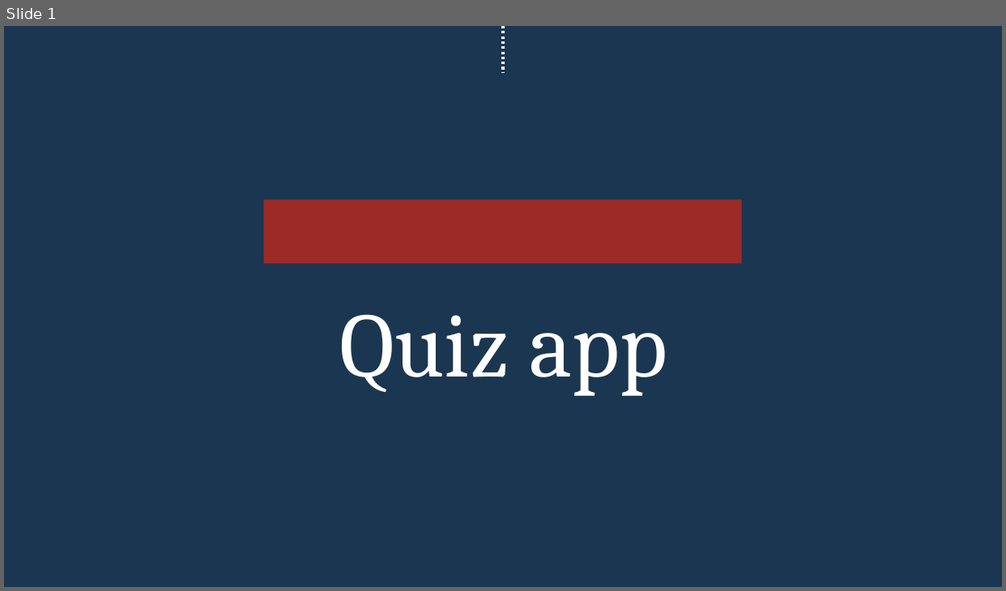
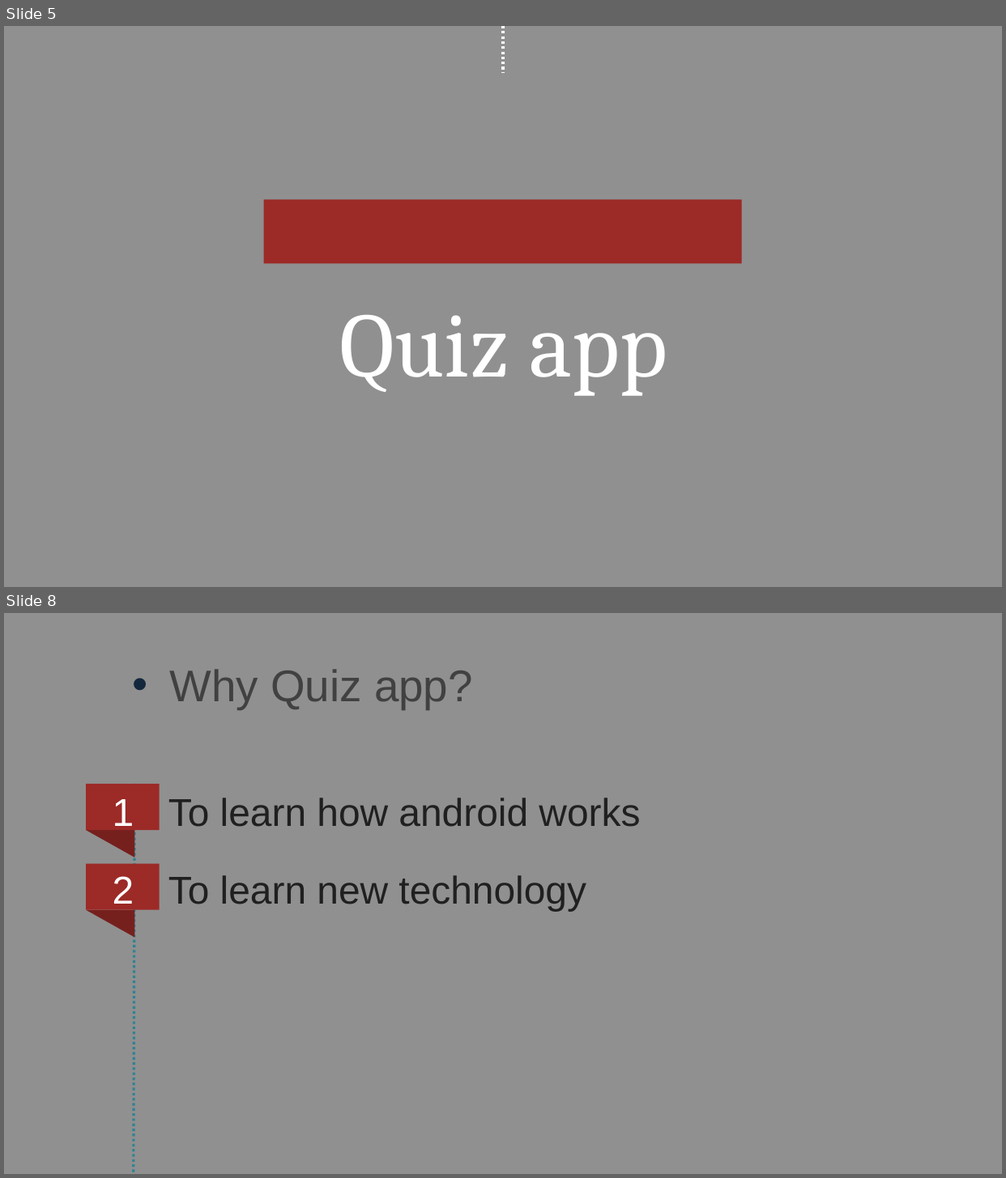
Before and after one commit to gkalidas/project_quiz_app, a slide deck: quizapp.pptx. Shown one above the other, each under a label of ours: slide 1 before the commit, slides 5 and 8 after it; the slides between them are not shown. The pictures are 1006x591 and 1006x1178 pixels, drawn with LibreOffice and Linux fonts; fonts in the diff are those of the drawing; background and template pictures are left out. Boxes give left, top, right and bottom in pixels: in the first picture for what was removed or moved away, otherwise in the second. Text is boxed around its words. In the diff, an @@ line names an element or a change of style, - is before the commit and + after.

```diff
--- a/quizapp.pptx
+++ b/quizapp.pptx
@@ slide 8 added at (x1=4, y1=613, x2=1002, y2=1174), background #414141 at 58% opacity @@
@@ text added at (x1=170, y1=669, x2=473, y2=709), 32 pt, text #414141 @@
+• Why Quiz app?
@@ rectangle added at (x1=86, y1=784, x2=159, y2=829), fill #9C2A27 @@
@@ line added from (134, 1174) to (134, 784), #2F8394 1.85 pt dashed @@
@@ text added at (x1=168, y1=798, x2=640, y2=911), 28 pt, text #202020 @@
+1 To learn how android works
+2 To learn new technology
@@ right triangle added at (x1=86, y1=831, x2=134, y2=858), fill #76201E @@
@@ rectangle added at (x1=86, y1=863, x2=159, y2=909), fill #9C2A27 @@
@@ right triangle added at (x1=86, y1=910, x2=134, y2=937), fill #76201E @@
@@ what was slide 1 is now slide 5 @@
@@ slide 5 changed as well @@
@@ background #1B3651 to #414141 at 58% opacity @@
```
Also in this commit, not shown: 6 other slides changed, 5 other slides added, 2 slides removed.
